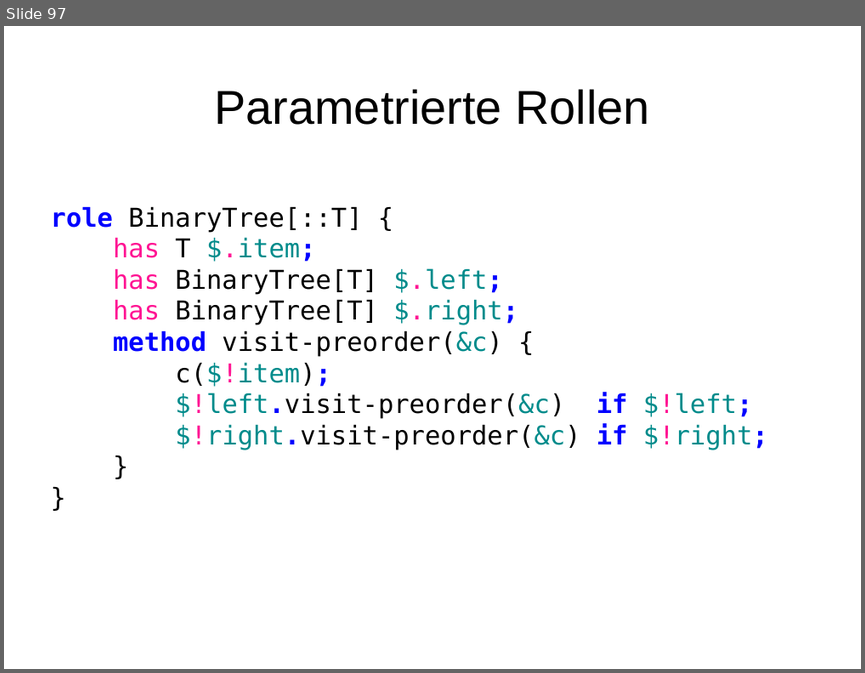
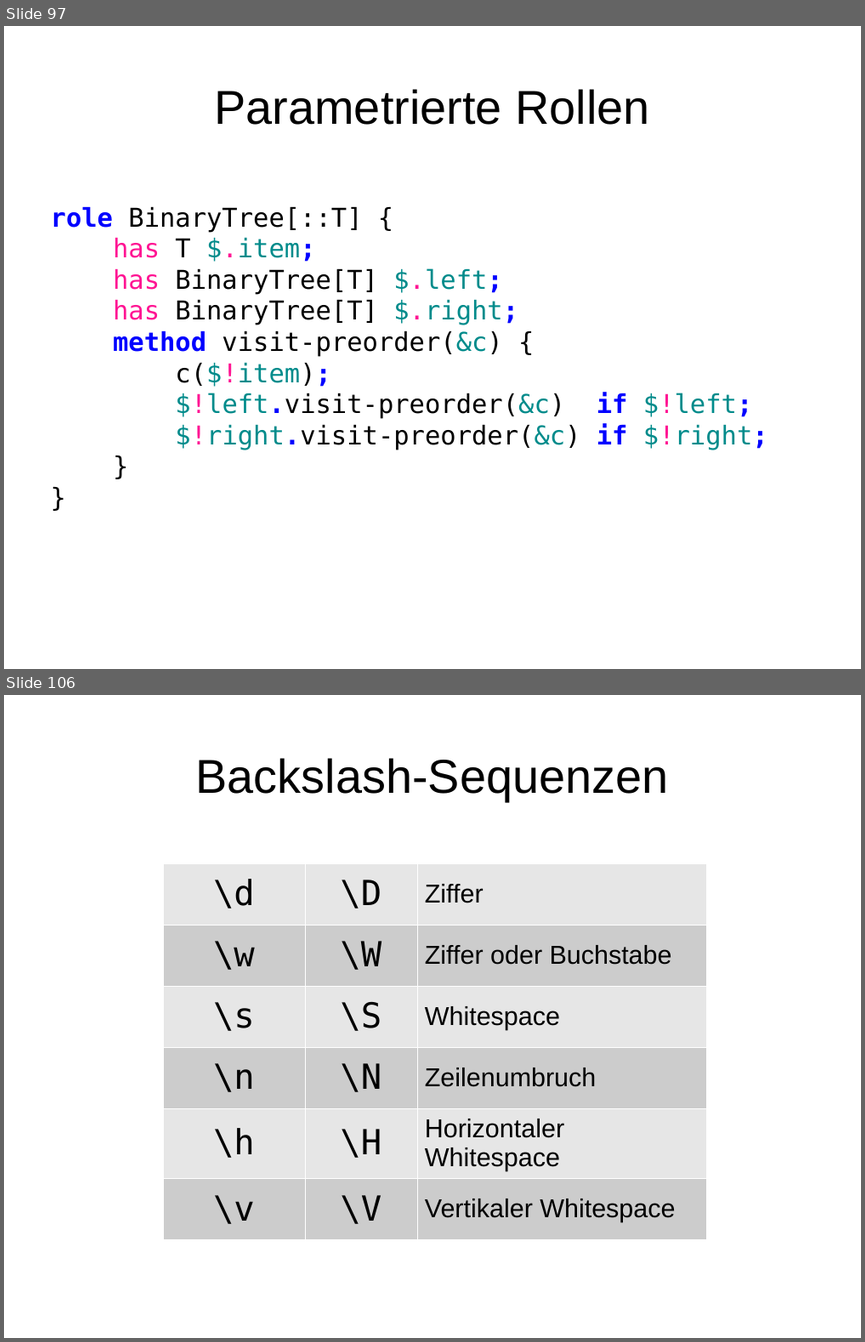
Before and after one commit to moritz/perl6-training-de, a slide deck: schulung.odp. Shown one above the other, each under a label of ours: slide 97 before the commit, slides 97 and 106 after it; the slides between them are not shown. The pictures are 865x673 and 865x1342 pixels, drawn with LibreOffice and Linux fonts; fonts in the diff are those of the drawing. Boxes give left, top, right and bottom in pixels: in the first picture for what was removed or moved away, otherwise in the second. Text is boxed around its words. In the diff, an @@ line names an element or a change of style, - is before the commit and + after.

```diff
--- a/schulung.odp
+++ b/schulung.odp
@@ slide 106 added at bbox=[4, 695, 861, 1338], background #FFFFFF @@
@@ title added at bbox=[196, 758, 669, 801], 44 pt, text #000000 @@
+Backslash-Sequenzen
@@ table added at bbox=[164, 863, 706, 1235], 6 rows, 3 columns @@
+\d | \D | Ziffer
+\w | \W | Ziffer oder Buchstabe
+\s | \S | Whitespace
+\n | \N | Zeilenumbruch
+\h | \H | Horizontaler Whitespace
+\v | \V | Vertikaler Whitespace
```
Also in this commit, not shown: 1 slide changed, 36 other slides added, 10 other files.
